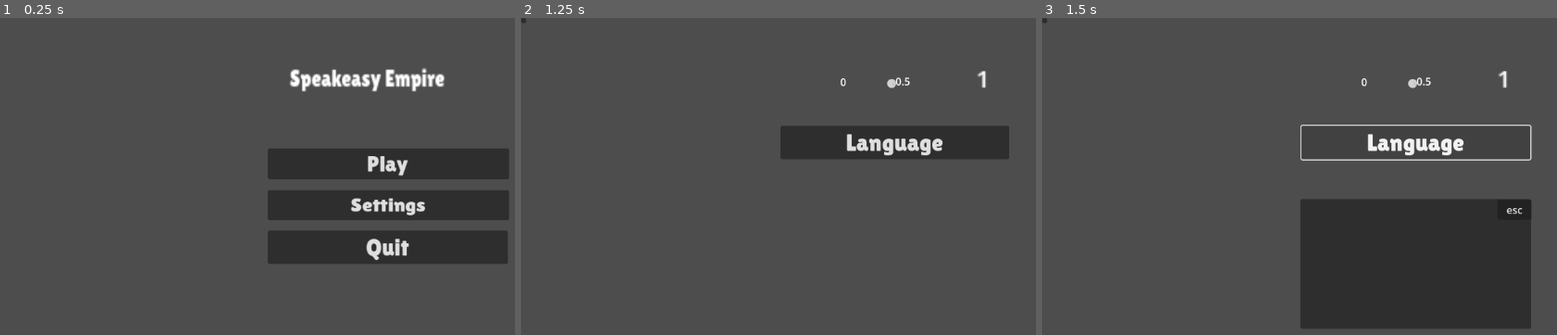
Above: before the commit, frames 1-3 (left to right).
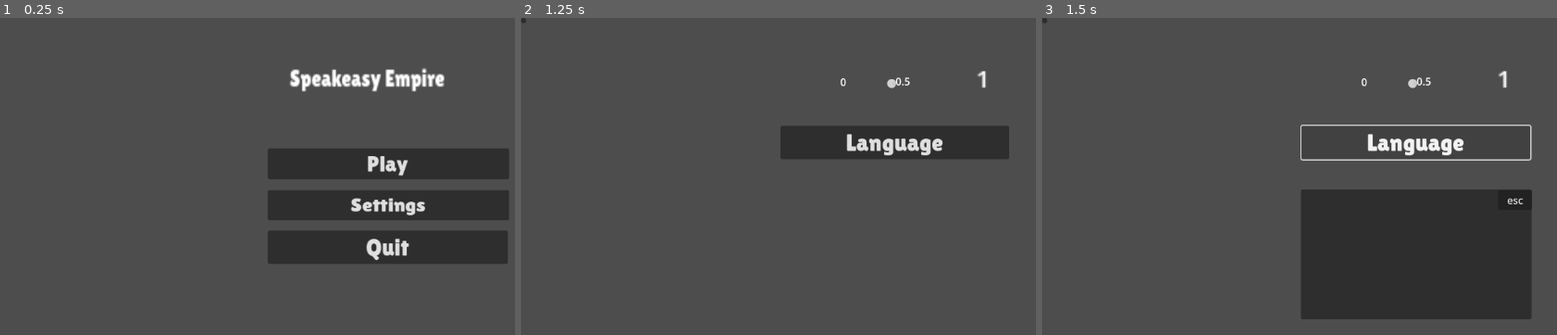
Above: after the commit, the same moments.

Repository: Obizynas/p123
Game: Godot game, scene res://menu.tscn
Same seed, same stepped clock (60 frames per second), same inputs: the game is played once before the commit and once after it.
Inputs:
- Up to frame 1 (0.25 s): no input
- Up to frame 2 (1.25 s): click "Settings" at 0.5 s
- Up to frame 3 (1.5 s): click "Language" at 1.25 s

Frames 1-2 are identical in both runs. In frame 3, 2.7% of the frame differs, in the area x 50-96%, y 54-98%.
Error in both runs: Invalid assignment of property or key 'visible' with value of type 'bool' on a base object of type 'null instance'. (res://control_2.gd:8)

Commit message:
human
human

Diff:
--- /dev/null
+++ b/objects/humans/player.tscn
@@ -0,0 +1,65 @@
+[gd_scene load_steps=9 format=3 uid="uid://bmtmnsoq6xr66"]
+
+[ext_resource type="Script" path="res://objects/humans/player.gd" id="1_0ng4p"]
+[ext_resource type="Texture2D" path="res://textures/humans/Generic Male NPCs.png" id="1_56p8p"]
+
+[sub_resource type="CapsuleShape2D" id="CapsuleShape2D_b3swl"]
+radius = 8.0
+height = 34.0
+
+[sub_resource type="AtlasTexture" id="AtlasTexture_yeah7"]
+atlas = ExtResource("1_56p8p")
+region = Rect2(560, 480, 80, 120)
+
+[sub_resource type="AtlasTexture" id="AtlasTexture_3mi4t"]
+atlas = ExtResource("1_56p8p")
+region = Rect2(480, 720, 80, 120)
+
+[sub_resource type="AtlasTexture" id="AtlasTexture_bwors"]
+atlas = ExtResource("1_56p8p")
+region = Rect2(560, 720, 80, 120)
+
+[sub_resource type="AtlasTexture" id="AtlasTexture_21wjk"]
+atlas = ExtResource("1_56p8p")
+region = Rect2(640, 720, 80, 120)
+
+[sub_resource type="SpriteFrames" id="SpriteFrames_bv67l"]
+animations = [{
+"frames": [{
+"duration": 1.0,
+"texture": SubResource("AtlasTexture_yeah7")
+}],
+"loop": true,
+"name": &"idle",
+"speed": 5.0
+}, {
+"frames": [{
+"duration": 1.0,
+"texture": SubResource("AtlasTexture_3mi4t")
+}, {
+"duration": 1.0,
+"texture": SubResource("AtlasTexture_bwors")
+}, {
+"duration": 1.0,
+"texture": SubResource("AtlasTexture_21wjk")
+}],
+"loop": true,
+"name": &"walk",
+"speed": 5.0
+}]
+
+[node name="CharacterBody2D" type="CharacterBody2D"]
+script = ExtResource("1_0ng4p")
+
+[node name="CollisionShape2D" type="CollisionShape2D" parent="."]
+position = Vector2(1, 2)
+shape = SubResource("CapsuleShape2D_b3swl")
+
+[node name="AnimatedSprite2D" type="AnimatedSprite2D" parent="."]
+position = Vector2(1, -1)
+scale = Vector2(0.375, 0.316667)
+sprite_frames = SubResource("SpriteFrames_bv67l")
+animation = &"walk"
+frame_progress = 0.523149
+
+[node name="Camera2D" type="Camera2D" parent="."]
--- a/scene_2_root.tscn
+++ b/scene_2_root.tscn
@@ -25,10 +25,10 @@
 
 [node name="SmallPanel" type="Panel" parent="Control"]
 layout_mode = 0
-offset_left = 402.0
-offset_top = 282.0
-offset_right = 761.0
-offset_bottom = 484.0
+offset_left = 403.0
+offset_top = 267.0
+offset_right = 762.0
+offset_bottom = 469.0
 
 [node name="CloseButton" type="Button" parent="Control/SmallPanel"]
 layout_mode = 0
Not shown, changed: fonts/LilitaOne-Regular.ttf.import
Not shown: 1 places in scene_2_root.tscn that only renumber resources
